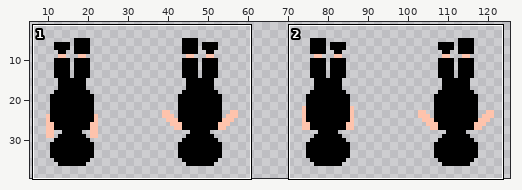
Edited in one commit: sprite sheet (img/scubadiver.png). Above: a wide view before the commit, with the close-up outlined.
Close-up. Before the edit:
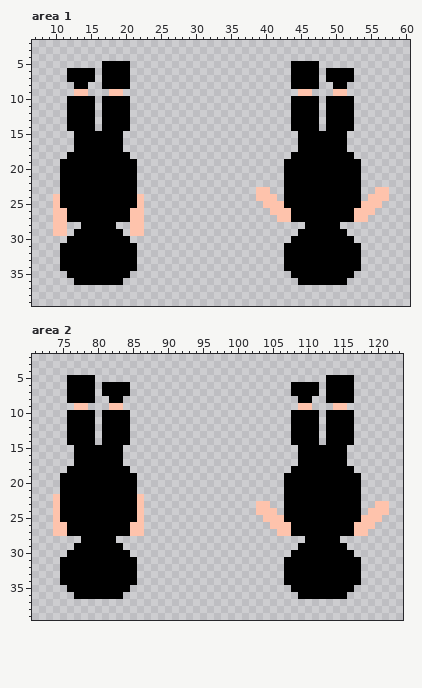
The file is 128x40 pixels. Shown: area 1: x 7..60, y 2..39; area 2: x 71..123, y 2..39. The wide view leaves out empty margins.
And afterwards:
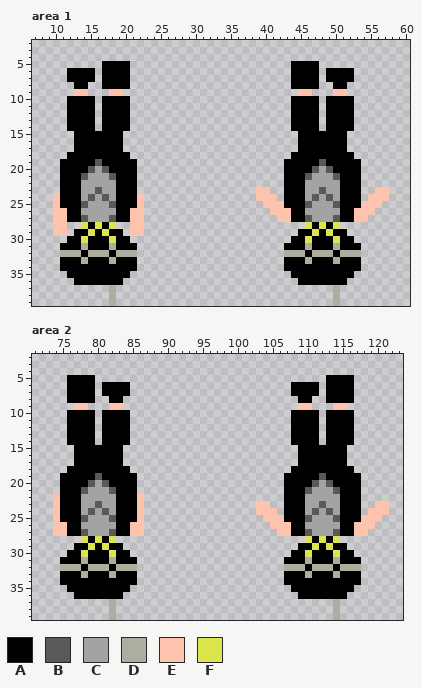
Palette (. is transparent): A #000000  B #5a5858  C #a3a3a3  D #adae9f  E #fec3ac  F #dce54c
Change:
Area 1:
Colour A becomes colour B in row 19 at x 16 and 48; in row 20 at x 15, 17, 47 and 49; in row 21 at x 14, 18, 46 and 50; in row 23 at x 16 and 48; in row 24 at x 15, 17, 47 and 49; in row 25 at x 14, 18, 46 and 50.
Colour A becomes colour B in row 27 at x 14, 18, 46 and 50.
Colour A becomes colour C in row 20 at x 16 and 48; in row 21 at x 15 to 17 and 47 to 49; in row 22 at x 14 to 18 and 46 to 50; in row 23 at x 14 to 15, 17 to 18, 46 to 47 and 49 to 50; in row 24 at x 14, 16, 18, 46, 48 and 50; in row 25 at x 15 to 17 and 47 to 49.
Colour A becomes colour C in row 26 at x 14 to 18 and 46 to 50; in row 27 at x 15 to 17 and 47 to 49.
The author put colour D in rows 37 to 39 at x 18 and 50.
Colour A becomes colour D in row 31 at x 14, 18, 46 and 50; in row 32 at x 11 to 13, 15 to 17, 19 to 21, 43 to 45, 47 to 49 and 51 to 53; in row 33 at x 14, 18, 46 and 50.
Colour A becomes colour F in row 28 at x 14, 16, 18, 46, 48 and 50; in row 29 at x 15, 17, 47 and 49; in row 30 at x 14, 18, 46 and 50.
Area 2:
Colour A becomes colour B in row 19 at x 80 and 112; in row 20 at x 79, 81, 111 and 113; in row 21 at x 78, 82, 110 and 114; in row 23 at x 80 and 112; in row 24 at x 79, 81, 111 and 113; in row 25 at x 78, 82, 110 and 114.
Colour A becomes colour B in row 27 at x 78, 82, 110 and 114.
Colour A becomes colour C in row 20 at x 80 and 112; in row 21 at x 79 to 81 and 111 to 113; in row 22 at x 78 to 82 and 110 to 114; in row 23 at x 78 to 79, 81 to 82, 110 to 111 and 113 to 114; in row 24 at x 78, 80, 82, 110, 112 and 114; in row 25 at x 79 to 81 and 111 to 113.
Colour A becomes colour C in row 26 at x 78 to 82 and 110 to 114; in row 27 at x 79 to 81 and 111 to 113.
The author put colour D in rows 37 to 39 at x 82 and 114.
Colour A becomes colour D in row 31 at x 78, 82, 110 and 114; in row 32 at x 75 to 77, 79 to 81, 83 to 85, 107 to 109, 111 to 113 and 115 to 117; in row 33 at x 78, 82, 110 and 114.
Colour A becomes colour F in row 28 at x 78, 80, 82, 110, 112 and 114; in row 29 at x 79, 81, 111 and 113; in row 30 at x 78, 82, 110 and 114.
Where, in picture pixels (left, top, right, bottom), the same in both close-ups:
changed: (60, 159, 137, 306)
changed: (284, 159, 361, 306)
changed: (60, 473, 137, 620)
changed: (284, 473, 361, 620)
